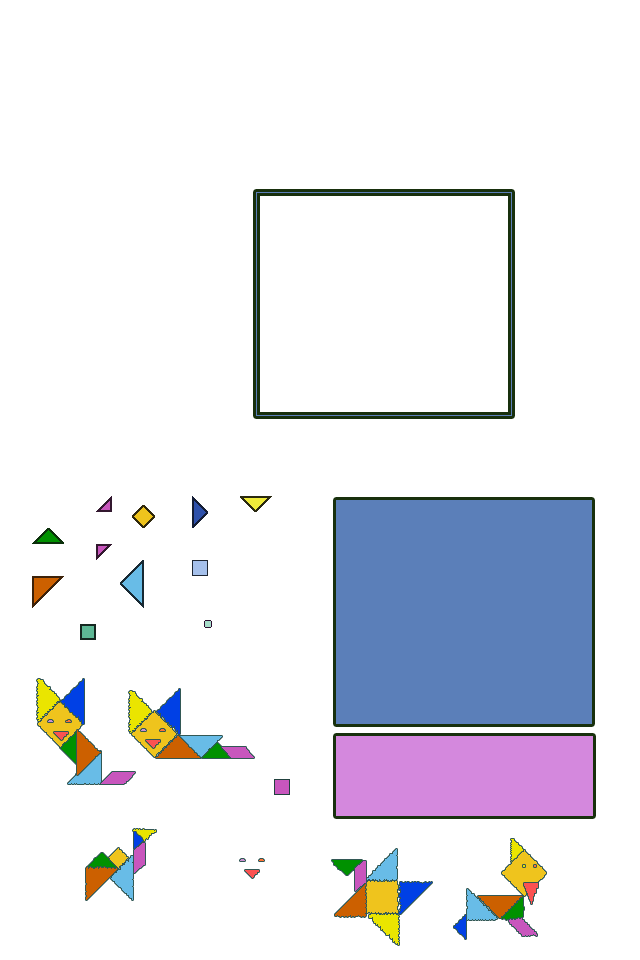
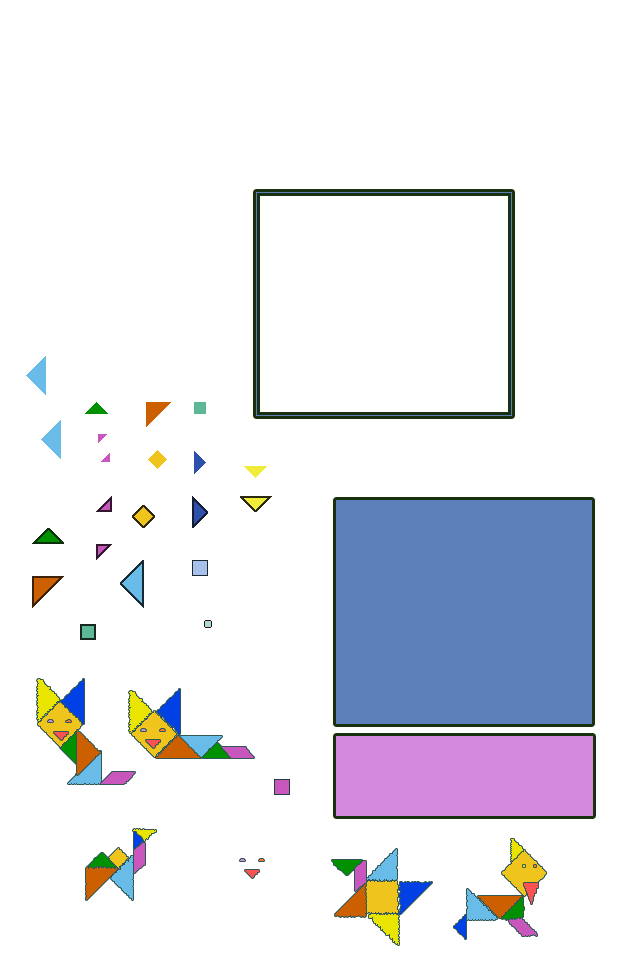
Revision of a layered (640, 960) image; what changed, layer by layer:
added layer "Прямоугольник 1 копия 3" above "Прямоугольник 1" over [194, 402, 206, 414]
added layer "Многоугольник 1 копия 16" above "Многоугольник 1 копия 17" over [41, 420, 61, 459]
added layer "Многоугольник 1 копия 17" above "Многоугольник 1 копия 7" over [26, 356, 46, 395]
added layer "Многоугольник 1 копия 13" above "Многоугольник 1 копия 7" over [146, 402, 171, 427]
added layer "Прямоугольник 1 копия 2" above "Прямоугольник 1 копия" over [148, 450, 167, 469]
added layer "Многоугольник 1 копия 11" above "Многоугольник 1 копия 7" over [101, 453, 110, 462]
added layer "Многоугольник 1 копия 15" above "Многоугольник 1 копия 14" over [98, 434, 107, 443]
added layer "Многоугольник 1 копия 26" above "Многоугольник 1 копия 25" over [244, 466, 267, 478]
added layer "Многоугольник 1 копия 9" above "Многоугольник 1 копия 7" over [194, 451, 206, 474]
added layer "Многоугольник 1 копия 12" above "Многоугольник 1 копия 8" over [85, 402, 108, 414]
